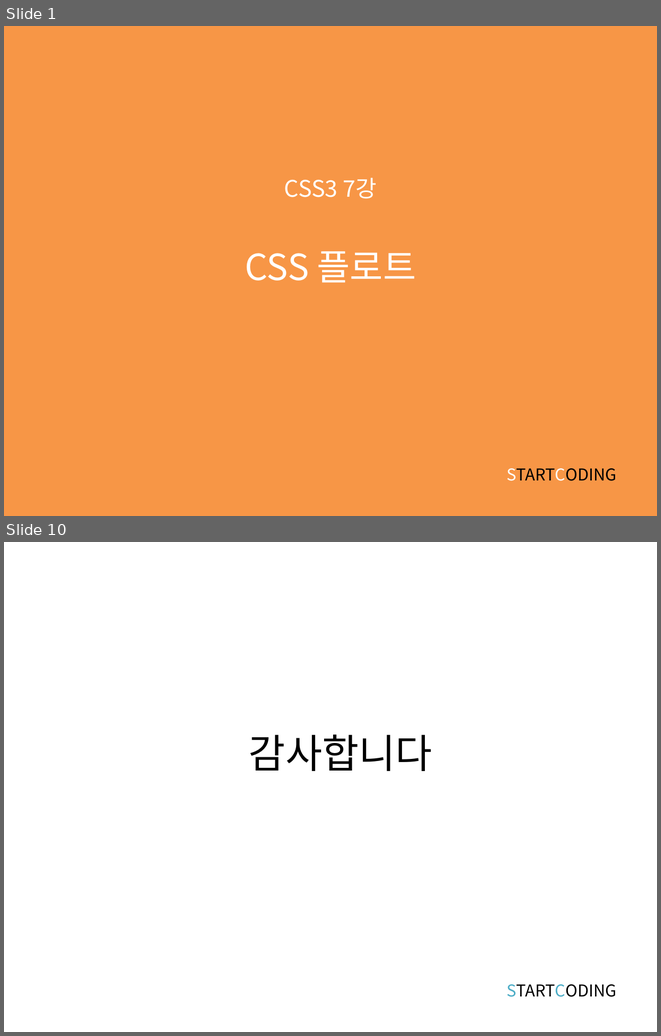
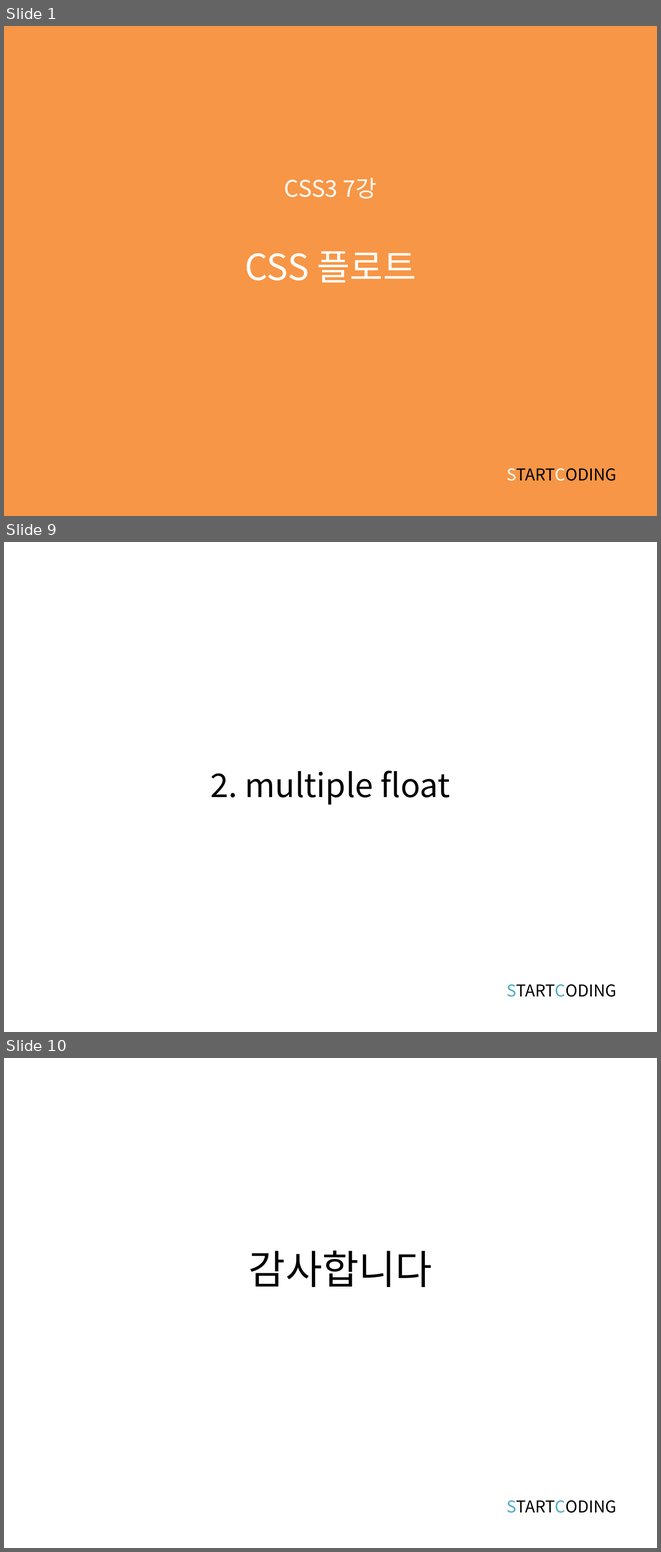
Before and after one commit to kwonkijun/web, a slide deck: 프론트엔드기초(PPT)/CSS3 7강_CSS 플로트.pptx. Shown one above the other, each under a label of ours: slides 1 and 10 before the commit, slides 1, 9 and 10 after it; the slides between them are not shown. The pictures are 661x1036 and 661x1552 pixels, drawn with LibreOffice and Linux fonts; fonts in the diff are those of the drawing. Boxes give left, top, right and bottom in pixels: in the first picture for what was removed or moved away, otherwise in the second. Text is boxed around its words. In the diff, an @@ line names an element or a change of style, - is before the commit and + after.

```diff
--- a/프론트엔드기초(PPT)/CSS3 7강_CSS 플로트.pptx
+++ b/프론트엔드기초(PPT)/CSS3 7강_CSS 플로트.pptx
@@ slide 9 added at (4, 542, 657, 1032), background #FFFFFF @@
@@ text added at (211, 770, 450, 804), 36 pt, text #000000 @@
+2. multiple float
@@ text added at (506, 984, 617, 997), 18 pt, text #000000 @@
+STARTCODING
```
Also in this commit, not shown: 5 slides changed, 2 other slides added, 3 slides removed, 34 other files.
